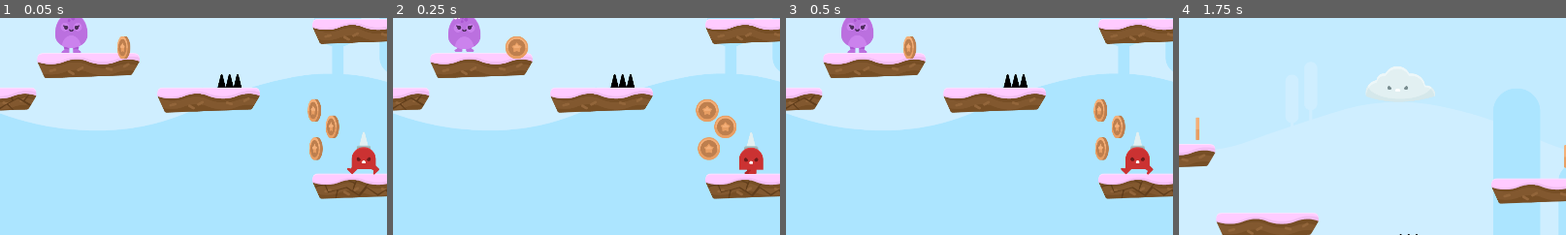
Above: before the commit, frames 1-4 (left to right).
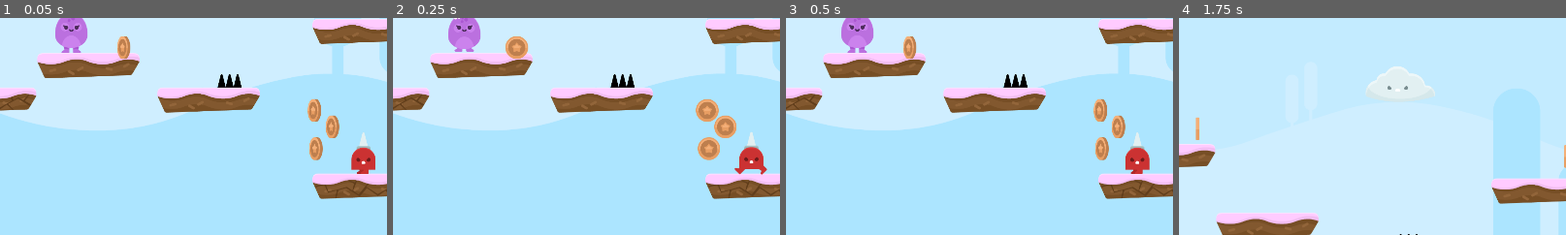
Above: after the commit, the same moments.

Repository: DiscoveringGodot/3_Hoppy_Days
Game: Godot game, scene res://Level 1.tscn
Same seed, same stepped clock (60 frames per second), same inputs: the game is played once before the commit and once after it.
Inputs:
- Up to frame 1 (0.05 s): no input
- Up to frame 2 (0.25 s): no input
- Up to frame 3 (0.5 s): no input
- Up to frame 4 (1.75 s): hold Right (ui_right) from 0.53 s (still down); tap Up (ui_up) at 0.77, 1.52 s
The pictures show only the part of the screen within x 12-62%, y 48-98%; the shares and areas given below are measured in that part.

The runs differ from the first frame. In frame 1, 0.2% of the frame differs, in the area x 89-98%, y 53-73%; in frame 2, 0.2%, in the area x 88-97%, y 52-73%; in frame 3, 0.2%; in frame 4, nothing differs.

Commit message:
Last review before talking to Yann

Diff:
--- a/Level 1.tscn
+++ b/Level 1.tscn
@@ -223,10 +223,6 @@
 editor/display_folded = true
 position = Vector2( 1600.45, 755.259 )
 
-[node name="AnimatedSprite" parent="NPCs/NPC_SpkieMan/Area2D" index="1"]
-
-frame = 0
-
 [node name="JumpPads" type="Node2D" parent="." index="5"]
 
 editor/display_folded = true
--- a/scripts/Player.gd
+++ b/scripts/Player.gd
@@ -1,10 +1,12 @@
 extends KinematicBody2D
 
+# nice job grouping. Worth creating a coding standard for order at the top.
 const SPEED = 700
 const GRAVITY = 40
 const FRICTION = 0.25
 const JUMP_HEIGHT = -1750
 const JUMP_BOOST = 2
+
 var motion = Vector2()
 var current_animation = "idle"
 var coin_count = 0
@@ -22,7 +24,7 @@
 	check_for_ground()
 	move_and_slide(motion,Vector2(0,-1))
 	$Animation.animation = current_animation
-	if get_position().y  > 2500:
+	if get_position().y  > 2500: # take out magic number
 		_end_game()
 
 func fall():
